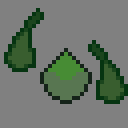
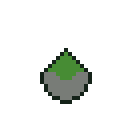
Comparing the layer stacks of the two 128 x 128 images. Changes:
added layer "cleric head" above "warrior head" over [40, 48, 92, 104]
hid "warrior head" over [40, 48, 92, 104]
hid "right arm" over [88, 40, 128, 104]
hid "left arm" over [4, 8, 44, 72]
hid "bg (hide me)" over [0, 0, 128, 128]
